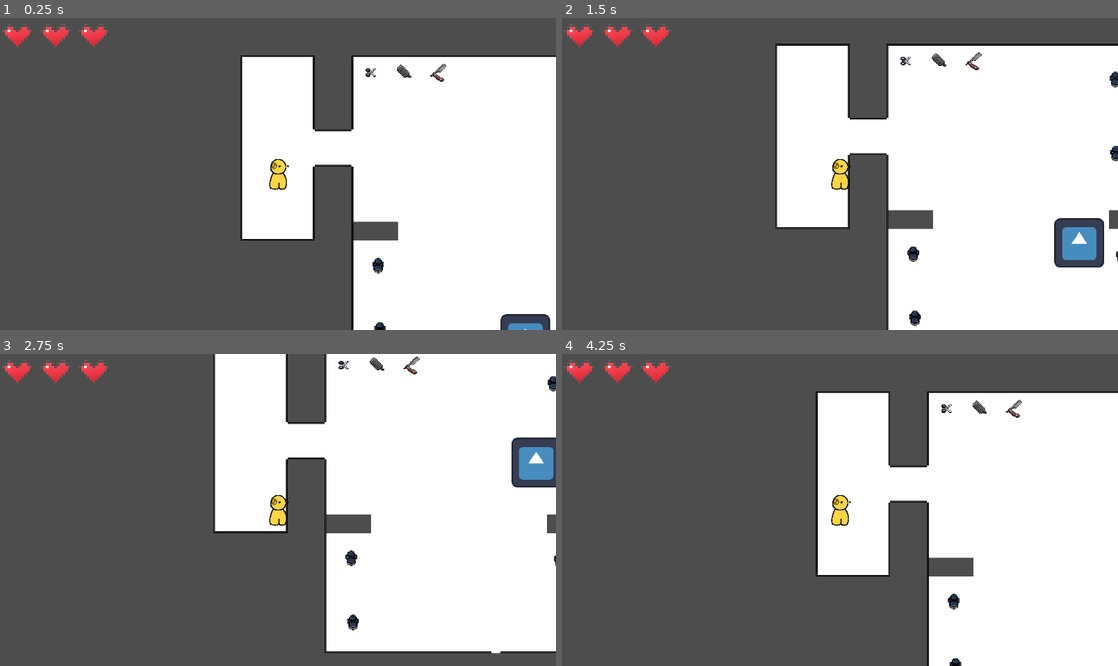
Above: before the commit, frames 1-4 (two rows, left to right).
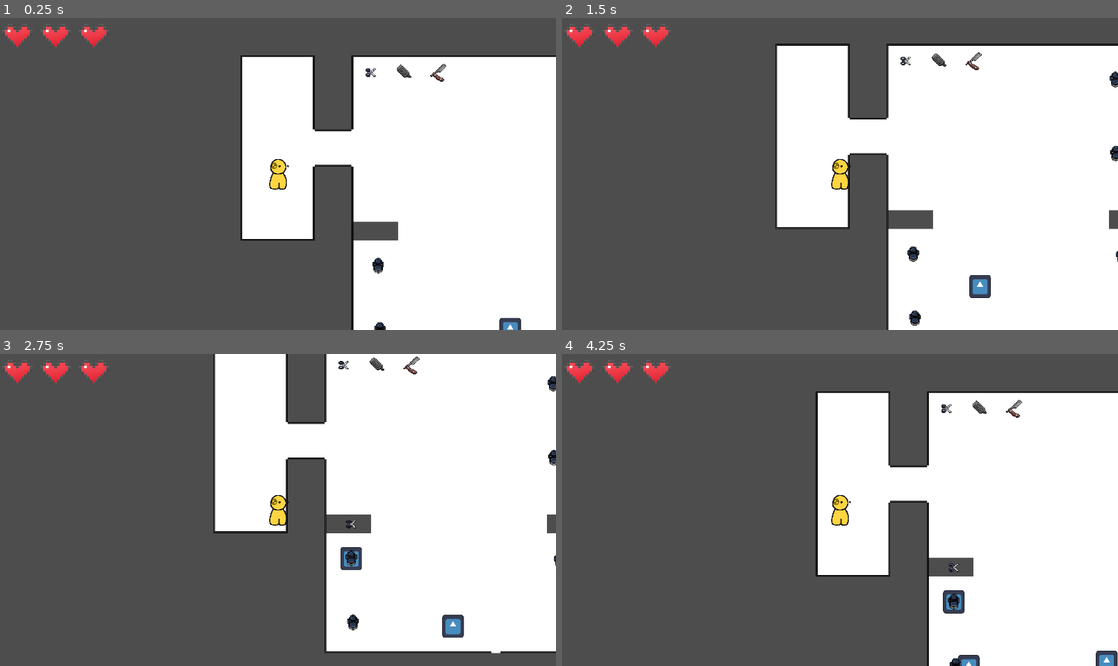
Above: after the commit, the same moments.

Repository: b0nnyy/BarberGame2D
Game: Godot game, scene res://Levels/d_level_salon_01.tscn
The game is run twice, just before and just after one commit, with the same random seed, the same clock (stepped at 60 frames per second) and the same inputs. This scene is started directly instead of the project's main scene. The engine's default icon, where the game draws it, is replaced by a stand-in: a white triangle on a blue panel in a dark square.
Inputs:
- Up to frame 1 (0.25 s): no input
- Up to frame 2 (1.5 s): hold D (right) 0.53-1.28 s; hold E (Interact) 0.53-1.28 s; hold S (down) from 1.28 s (still down); tap E (Interact) at 1.35 s
- Up to frame 3 (2.75 s): release S (down) at 2.03 s; hold D (right) from 2.03 s (still down); hold E (Interact) from 2.03 s (still down)
- Up to frame 4 (4.25 s): release D (right) at 2.78 s; release E (Interact) at 2.78 s; hold W (up) 2.78-3.53 s; tap E (Interact) at 2.85 s; hold A (left) from 3.53 s (still down); hold E (Interact) from 3.53 s (still down)

The runs differ from the first frame. In frame 1, 0.4% of the frame differs, in the area x 89-99%, y 94-100%; in frame 2, 1.6%; in frame 3, 1.8%, in the area x 61-100%, y 26-92%; in frame 4, 0.6%.

Commit message:
Klient
Rozszerzenie mechaniki klientów w Godot (system zajmowania stanowisk, losowanie usługi przez klienta, wyświetlanie ikonki usługi nad klientem oraz automatyczne pojawianie się kolejnych klientów)

Diff:
--- a/Levels/customer_spawn.gd
+++ b/Levels/customer_spawn.gd
@@ -1,34 +1,59 @@
-extends Marker2D
+extends Node2D
 
 @export var customer_scene: PackedScene
+@export var spawn_point: Node2D
+@export var seats: Array[Node2D]
+@export var spawn_interval: float = 1.0
+
+var last_service: String = ""
 
 func _ready():
-	spawn_customer()
+	randomize()
+	call_deferred("start_spawning")
+
+func start_spawning():
+	while true:
+		spawn_customer()
+		await get_tree().create_timer(spawn_interval).timeout
 
 func spawn_customer():
-	if customer_scene == null:
-		print("Brak customer_scene")
-		return
+	print("---- PROBA SPAWNU ----")
+	print("Liczba foteli w tablicy: ", seats.size())
 
-	var seat = find_free_seat()
+	var free_seat = get_free_seat()
 
-	if seat == null:
+	if free_seat == null:
 		print("Brak wolnych miejsc")
 		return
 
-	seat.occupied = true
+	print("Wybrany fotel: ", free_seat.name)
 
 	var customer = customer_scene.instantiate()
-	customer.global_position = global_position
+	get_parent().add_child(customer)
+	customer.global_position = spawn_point.global_position
 
-	get_tree().current_scene.call_deferred("add_child", customer)
-	customer.call_deferred("go_to_seat", seat.get_node("SeatPoint").global_position)
+	var new_service = get_random_service()
+	customer.set_requested_service(new_service)
+	last_service = new_service
 
-func find_free_seat():
-	var seats = get_tree().get_nodes_in_group("seat_stations")
+	free_seat.occupy(customer)
+	customer.assign_seat(free_seat)
 
+	print("NOWY KLIENT -> fotel: ", free_seat.name)
+
+func get_free_seat():
 	for seat in seats:
-		if seat.occupied == false:
+		print("Sprawdzam fotel: ", seat.name, " | zajety: ", seat.is_occupied)
+		if seat.is_occupied == false:
 			return seat
+	return null
 
-	return null
+func get_random_service() -> String:
+	var services = ["haircut", "beard", "wash"]
+	var available_services = services.duplicate()
+
+	if last_service != "" and available_services.has(last_service):
+		available_services.erase(last_service)
+
+	var random_index = randi() % available_services.size()
+	return available_services[random_index]
--- a/Levels/d_customer.gd
+++ b/Levels/d_customer.gd
@@ -1,25 +1,70 @@
 extends CharacterBody2D
 
+@export var speed: float = 100.0
+
+@export var haircut_icon: Texture2D
+@export var beard_icon: Texture2D
+@export var wash_icon: Texture2D
+
+enum CustomerState {
+	WALKING,
+	SEATED,
+	WAITING
+}
+
+var current_state = CustomerState.WALKING
+
+var target_seat = null
 var target_position: Vector2
-var speed: float = 120.0
-var moving: bool = false
+var has_target: bool = false
 
-func _physics_process(delta):
+var requested_service: String = ""
 
-	if moving == false:
-		return
+@onready var request_icon = $RequestIcon
 
+func _ready():
+	request_icon.visible = false
+
+func assign_seat(seat):
+	target_seat = seat
+	target_position = seat.global_position
+	has_target = true
+	current_state = CustomerState.WALKING
+
+func set_requested_service(service_name: String):
+	requested_service = service_name
+	print("Klient chce uslugi: ", requested_service)
+
+func _physics_process(_delta):
+	if current_state == CustomerState.WALKING and has_target:
+		move_to_seat()
+
+func move_to_seat():
 	var direction = target_position - global_position
 
-	if direction.length() < 5:
+	if direction.length() > 5:
+		velocity = direction.normalized() * speed
+	else:
 		velocity = Vector2.ZERO
-		moving = false
-		print("Klient usiadl")
-		return
+		has_target = false
+		sit_down()
 
-	velocity = direction.normalized() * speed
 	move_and_slide()
 
-func go_to_seat(pos: Vector2):
-	target_position = pos
-	moving = true
+func sit_down():
+	global_position = target_seat.global_position
+	print("KLIENT USIADL NA: ", target_seat.name, " POZYCJA: ", global_position)
+
+	current_state = CustomerState.SEATED
+	show_service_icon()
+	current_state = CustomerState.WAITING
+
+func show_service_icon():
+	if requested_service == "haircut":
+		request_icon.texture = haircut_icon
+	elif requested_service == "beard":
+		request_icon.texture = beard_icon
+	elif requested_service == "wash":
+		request_icon.texture = wash_icon
+
+	request_icon.visible = true
--- a/Levels/d_customer.tscn
+++ b/Levels/d_customer.tscn
@@ -2,11 +2,28 @@
 
 [ext_resource type="Script" uid="uid://cb04iqt6nt1ui" path="res://Levels/d_customer.gd" id="1_04txp"]
 [ext_resource type="Texture2D" uid="uid://bia4xnnfkp7ya" path="res://icon.svg" id="1_rms7o"]
+[ext_resource type="Texture2D" uid="uid://b8cqr7t2xymwb" path="res://Art/icons/nozyczki.png" id="2_453eh"]
+[ext_resource type="Texture2D" uid="uid://c8sroueh7bxy7" path="res://Art/icons/brzytwa.png" id="3_0tahi"]
+[ext_resource type="Texture2D" uid="uid://py7jchys7t2m" path="res://Art/icons/golarka.png" id="4_s7aux"]
+
+[sub_resource type="CapsuleShape2D" id="CapsuleShape2D_453eh"]
+radius = 18.0
+height = 78.0
 
 [node name="Customer" type="CharacterBody2D" unique_id=4736501]
 script = ExtResource("1_04txp")
+haircut_icon = ExtResource("2_453eh")
+beard_icon = ExtResource("3_0tahi")
+wash_icon = ExtResource("4_s7aux")
 
 [node name="Sprite2D" type="Sprite2D" parent="." unique_id=215222880]
-position = Vector2(0, 3)
-scale = Vector2(0.671875, 0.671875)
+position = Vector2(-1.9073486e-06, 0)
+scale = Vector2(0.2890625, 0.3125)
 texture = ExtResource("1_rms7o")
+
+[node name="RequestIcon" type="Sprite2D" parent="." unique_id=268412501]
+visible = false
+position = Vector2(0, -60)
+
+[node name="CollisionShape2D" type="CollisionShape2D" parent="." unique_id=1269247081]
+shape = SubResource("CapsuleShape2D_453eh")
--- a/Levels/d_level_salon_01.tscn
+++ b/Levels/d_level_salon_01.tscn
@@ -139,10 +139,13 @@
 
 [node name="Markers" type="Node2D" parent="." unique_id=571142081]
 
-[node name="CustomerSpawn" type="Marker2D" parent="Markers" unique_id=1193144420]
-position = Vector2(806, 915)
+[node name="CustomerSpawn" type="Marker2D" parent="Markers" unique_id=1193144420 node_paths=PackedStringArray("spawn_point", "seats")]
+position = Vector2(807, 884)
 script = ExtResource("2_fe7wc")
 customer_scene = ExtResource("3_gqllm")
+spawn_point = NodePath(".")
+seats = [NodePath("../../Seats/SeatStation"), NodePath("../../Seats/SeatStation2"), NodePath("../../Seats/SeatStation3"), NodePath("../../Seats/SeatStation4"), NodePath("../../Seats/SeatStation5")]
+spawn_interval = 2.0
 
 [node name="Seats" type="Node2D" parent="." unique_id=949434074]
 
--- a/Levels/d_seat_station.gd
+++ b/Levels/d_seat_station.gd
@@ -1,3 +1,12 @@
 extends Node2D
 
-var occupied: bool = false
+var is_occupied: bool = false
+var assigned_customer = null
+
+func occupy(customer):
+	is_occupied = true
+	assigned_customer = customer
+
+func free_seat():
+	is_occupied = false
+	assigned_customer = null
